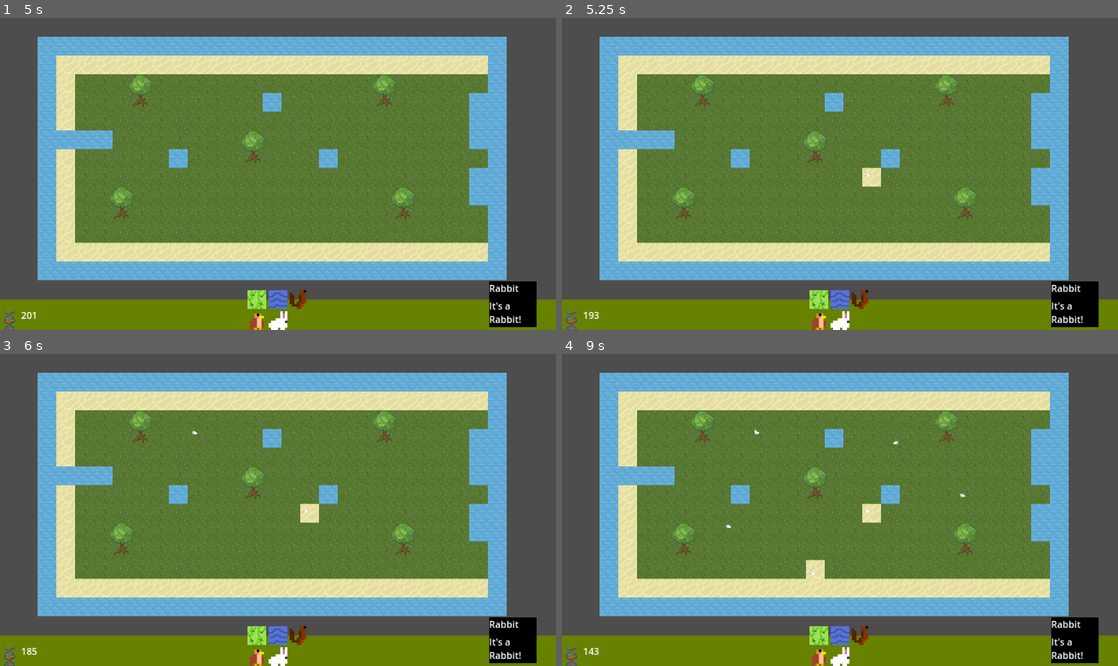
Above: before the commit, frames 1-4 (two rows, left to right).
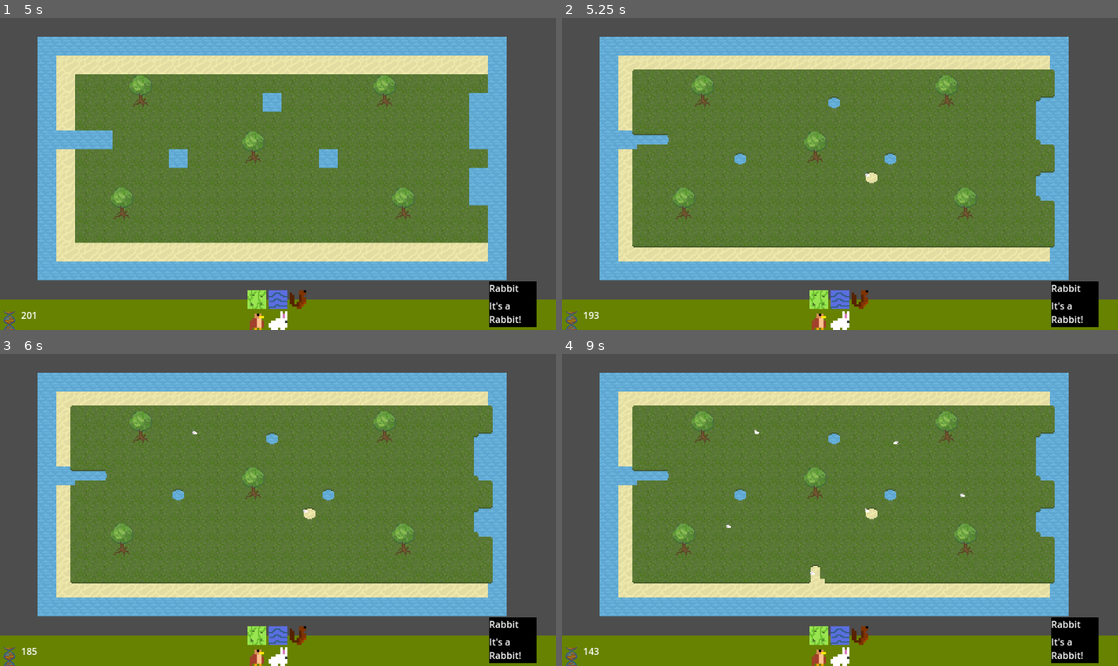
Above: after the commit, the same moments.

Repository: zliebowitz/ld56
Game: Godot game, scene res://Assets/Scripts/title_screen.tscn
Two runs of this game, one before a commit and one after it. Both use one fixed random seed, a clock stepped at 60 frames per second and the inputs below.
Inputs (mouse positions are in pixels of both pictures, inside the frame that each line leads up to):
- Up to frame 1 (5 s): tap Enter at 0.5, 2, 3.5 s; move the mouse to (400, 158) at 0.52 s; click (400, 158) at 0.6 s; tap Space at 1.25, 2.75, 4.25 s; move the mouse to (255, 298) at 1.27 s; click (255, 298) at 1.35 s; move the mouse to (278, 298) at 2.02 s; click (278, 298) at 2.1 s; move the mouse to (300, 298) at 2.77 s; click (300, 298) at 2.85 s; move the mouse to (255, 320) at 3.52 s; click (255, 320) at 3.6 s; move the mouse to (278, 320) at 4.27 s; click (278, 320) at 4.35 s
- Up to frame 2 (5.25 s): move the mouse to (867, 174) at 5.02 s; click (867, 174) at 5.1 s
- Up to frame 3 (6 s): move the mouse to (194, 432) at 5.77 s; click (194, 432) at 5.85 s
- Up to frame 4 (9 s): move the mouse to (962, 494) at 6.52 s; click (962, 494) at 6.6 s; move the mouse to (728, 525) at 7.27 s; click (728, 525) at 7.35 s; move the mouse to (895, 441) at 8.02 s; click (895, 441) at 8.1 s; move the mouse to (812, 572) at 8.77 s; click (812, 572) at 8.85 s

Frame 1 is identical in both runs. In frame 2, 4.6% of the frame differs, in the area x 12-89%, y 16-74%; in frame 3, 4.6%; in frame 4, 4.7%.

Commit message:
Grass looks fancy now.

Diff:
--- a/Assets/Scripts/tilemap.gd
+++ b/Assets/Scripts/tilemap.gd
@@ -5,6 +5,7 @@
 @export var map_size: Vector2
 
 @onready var spritelayer: TileMapLayer = $SpriteLayer
+@onready var borderlayer: TileMapLayer = $BorderLayer
 @onready var main: Main = $".."
 
 var id_map: Array[int]
@@ -104,6 +105,9 @@
 		else:
 			spritelayer.set_cell(coords, sprite_id, Vector2i(0, 0))
 		sprite_id_map[get_array_index(coords)] = sprite_id
+	print("updating!")
+	_update_border_layer()
+
 
 func clear_sprite(coords: Vector2i):
 	sprite_id_map[get_array_index(coords)] = -1
@@ -183,3 +187,109 @@
 				distance = new_distance
 				closest = animal
 	return closest
+
+
+# I am sorry you have to lay eyes on such a gross function.
+# Please ignore it, pretend it doesn't exist.
+# If something breaks, continue ignoring it, and compain in Travis' direction.
+func _update_border_layer():
+	for y in range(1, map_size.y-1):
+		for x in range(1, map_size.x-1):
+			var coords = Vector2i(x, y)
+			borderlayer.erase_cell(coords)
+			var center_tile_info = get_tile_info(Vector2i(x, y))[0]
+			# tiles are placed in reading order:
+			# 0 1 2
+			# 3 X 4
+			# 5 6 7
+			var surrounding_info:Array[int] = []
+			surrounding_info.append(get_tile_info(Vector2i(x-1, y-1))[0])
+			surrounding_info.append(get_tile_info(Vector2i(x, y-1))[0])
+			surrounding_info.append(get_tile_info(Vector2i(x+1, y-1))[0])
+			surrounding_info.append(get_tile_info(Vector2i(x-1, y))[0])
+			# Ignore the center tile.
+			#surrounding_info.append(get_tile_info(Vector2i(x, y))[0])
+			surrounding_info.append(get_tile_info(Vector2i(x+1, y))[0])
+			surrounding_info.append(get_tile_info(Vector2i(x-1, y+1))[0])
+			surrounding_info.append(get_tile_info(Vector2i(x, y+1))[0])
+			surrounding_info.append(get_tile_info(Vector2i(x+1, y+1))[0])
+
+
+			# Treat tree tiles as grass.
+			for i in surrounding_info.size():
+				if surrounding_info[i] == 3:
+					surrounding_info[i] = 0
+
+			# Determine which overlay to do.
+			# Current ordering is grass -> sand
+			var dominant_border = 0
+
+			if center_tile_info == dominant_border:
+				dominant_border = -1
+
+			# Format a unique string based on the surrounding dominant tiles.
+			var border_string:String = ""
+			var border:Array[bool] = []
+			for i in surrounding_info.size():
+				border.append(surrounding_info[i] == dominant_border)
+
+
+
+
+
+			var tile_position
+			# Full surround
+			if border[1] && border[3] && border[4] && border[6]:
+				tile_position = Vector2i(1,7)
+			# Three sides
+			elif border[1] && border[3] && border[4]:
+				tile_position = Vector2i(2,8)
+			elif border[1] && border[3] && border[6]:
+				tile_position = Vector2i(3,8)
+			elif border[1] && border[4] && border[6]:
+				tile_position = Vector2i(1,8)
+			elif border[3] && border[4] && border[6]:
+				tile_position = Vector2i(4,8)
+			# Two sides adjacent
+			elif border[1] && border[3]:
+				tile_position = Vector2i(3,7)
+			elif border[4] && border[6]:
+				tile_position = Vector2i(2,6)
+			elif border[1] && border[4]:
+				tile_position = Vector2i(2,7)
+			elif border[3] && border[6]:
+				tile_position = Vector2i(3,6)
+			# 2 parrellel sides
+			elif border[1] && border[6]:
+				tile_position = Vector2i(4,7)
+			elif border[3] && border[4]:
+				tile_position = Vector2i(4,6)
+			# Single Side
+			elif border[1]:
+				tile_position = Vector2i(3,5)
+			elif border[3]:
+				tile_position = Vector2i(4,4)
+			elif border[4]:
+				tile_position = Vector2i(2,4)
+			elif border[6]:
+				tile_position = Vector2i(3,3)
+			# Double Corners
+			elif border[0] && border[7]:
+				tile_position = Vector2i(1,6)
+			elif border[2] && border[5]:
+				tile_position = Vector2i(1,5)
+			# Single Corners
+			elif border[0]:
+				tile_position = Vector2i(4,5)
+			elif border[2]:
+				tile_position = Vector2i(2,5)
+			elif border[5]:
+				tile_position = Vector2i(4,3)
+			elif border[7]:
+				tile_position = Vector2i(2,3)
+			else:
+				tile_position = null
+
+			# Set the tile!
+			if tile_position != null:
+				borderlayer.set_cell(coords, dominant_border, tile_position)
--- /dev/null
+++ b/Assets/Tiles/TileMapLayerTileset.tres
@@ -0,0 +1,117 @@
+[gd_resource type="TileSet" load_steps=9 format=3 uid="uid://cxdns6mau5abj"]
+
+[ext_resource type="Texture2D" uid="uid://oha2ecvftva" path="res://Graphics/GrassTiles0.png" id="1_ran5f"]
+[ext_resource type="Texture2D" uid="uid://d35ufd6iv5gh6" path="res://Graphics/SandTiles.png" id="2_kqal3"]
+[ext_resource type="Texture2D" uid="uid://dtge44bcrhpee" path="res://Graphics/WaterTiles0.png" id="3_uqha8"]
+[ext_resource type="PackedScene" uid="uid://c7jae8icnl10y" path="res://Assets/Scenes/tree_grass.tscn" id="4_3jukn"]
+
+[sub_resource type="TileSetAtlasSource" id="TileSetAtlasSource_47fab"]
+texture = ExtResource("1_ran5f")
+texture_region_size = Vector2i(32, 32)
+2:0/0 = 0
+0:1/0 = 0
+1:1/0 = 0
+2:1/0 = 0
+3:1/0 = 0
+4:1/0 = 0
+0:2/0 = 0
+1:2/0 = 0
+2:2/0 = 0
+3:2/0 = 0
+4:2/0 = 0
+0:3/0 = 0
+1:3/0 = 0
+2:3/0 = 0
+4:3/0 = 0
+0:4/0 = 0
+1:4/0 = 0
+3:4/0 = 0
+4:4/0 = 0
+2:5/0 = 0
+3:5/0 = 0
+4:5/0 = 0
+0:6/0 = 0
+2:4/0 = 0
+3:3/0 = 0
+2:6/0 = 0
+3:6/0 = 0
+4:8/0 = 0
+4:7/0 = 0
+4:6/0 = 0
+3:7/0 = 0
+2:7/0 = 0
+2:8/0 = 0
+3:8/0 = 0
+1:8/0 = 0
+1:7/0 = 0
+1:5/0 = 0
+1:6/0 = 0
+
+[sub_resource type="TileSetAtlasSource" id="TileSetAtlasSource_5sgtb"]
+texture = ExtResource("2_kqal3")
+texture_region_size = Vector2i(32, 32)
+2:0/0 = 0
+0:1/0 = 0
+1:1/0 = 0
+2:1/0 = 0
+3:1/0 = 0
+4:1/0 = 0
+0:2/0 = 0
+1:2/0 = 0
+2:2/0 = 0
+3:2/0 = 0
+4:2/0 = 0
+0:3/0 = 0
+1:3/0 = 0
+2:3/0 = 0
+3:3/0 = 0
+4:3/0 = 0
+0:4/0 = 0
+1:4/0 = 0
+2:4/0 = 0
+3:4/0 = 0
+4:4/0 = 0
+2:5/0 = 0
+3:5/0 = 0
+4:5/0 = 0
+0:6/0 = 0
+
+[sub_resource type="TileSetAtlasSource" id="TileSetAtlasSource_luh68"]
+texture = ExtResource("3_uqha8")
+texture_region_size = Vector2i(32, 32)
+2:0/0 = 0
+0:1/0 = 0
+1:1/0 = 0
+2:1/0 = 0
+3:1/0 = 0
+4:1/0 = 0
+0:2/0 = 0
+1:2/0 = 0
+2:2/0 = 0
+3:2/0 = 0
+4:2/0 = 0
+0:3/0 = 0
+1:3/0 = 0
+2:3/0 = 0
+3:3/0 = 0
+4:3/0 = 0
+0:4/0 = 0
+1:4/0 = 0
+2:4/0 = 0
+4:4/0 = 0
+2:5/0 = 0
+3:5/0 = 0
+4:5/0 = 0
+0:6/0 = 0
+3:4/0 = 0
+
+[sub_resource type="TileSetScenesCollectionSource" id="TileSetScenesCollectionSource_ik466"]
+resource_name = "Tree"
+scenes/1/scene = ExtResource("4_3jukn")
+
+[resource]
+tile_size = Vector2i(32, 32)
+sources/3 = SubResource("TileSetScenesCollectionSource_ik466")
+sources/0 = SubResource("TileSetAtlasSource_47fab")
+sources/1 = SubResource("TileSetAtlasSource_5sgtb")
+sources/2 = SubResource("TileSetAtlasSource_luh68")
--- a/MainTileSet.tres
+++ b/MainTileSet.tres
@@ -1,12 +1,9 @@
-[gd_resource type="TileSet" load_steps=9 format=3 uid="uid://bc8k021l7fxkr"]
+[gd_resource type="TileSet" load_steps=7 format=3 uid="uid://bc8k021l7fxkr"]
 
-[ext_resource type="Texture2D" uid="uid://dn4q72j81c618" path="res://Graphics/GrassTiles.png" id="1_4h20x"]
 [ext_resource type="Texture2D" uid="uid://d35ufd6iv5gh6" path="res://Graphics/SandTiles.png" id="2_byyyj"]
 [ext_resource type="Texture2D" uid="uid://c6mi7fuo6iipy" path="res://Graphics/TreeTiles.png" id="3_0fegl"]
-[ext_resource type="Texture2D" uid="uid://bhll4hk1gv5yq" path="res://Graphics/WaterTiles.png" id="4_7ryur"]
 
 [sub_resource type="TileSetAtlasSource" id="TileSetAtlasSource_2isp3"]
-texture = ExtResource("1_4h20x")
 2:0/0 = 0
 0:1/0 = 0
 1:1/0 = 0
@@ -39,7 +36,6 @@
 3:3/0 = 0
 
 [sub_resource type="TileSetAtlasSource" id="TileSetAtlasSource_mis7y"]
-texture = ExtResource("4_7ryur")
 2:0/0 = 0
 0:1/0 = 0
 1:1/0 = 0
--- a/tilemap.tscn
+++ b/tilemap.tscn
@@ -1,14 +1,11 @@
-[gd_scene load_steps=29 format=4 uid="uid://c5cff1stfno0j"]
+[gd_scene load_steps=21 format=4 uid="uid://c5cff1stfno0j"]
 
 [ext_resource type="Texture2D" uid="uid://btue1udj2y7bs" path="res://Assets/Tiles/Grassland.png" id="1_72vrb"]
 [ext_resource type="Script" path="res://Assets/Scripts/main.gd" id="1_ii4nv"]
-[ext_resource type="Texture2D" uid="uid://oha2ecvftva" path="res://Graphics/GrassTiles0.png" id="1_lp1ne"]
-[ext_resource type="Texture2D" uid="uid://d35ufd6iv5gh6" path="res://Graphics/SandTiles.png" id="1_q30io"]
+[ext_resource type="TileSet" uid="uid://cxdns6mau5abj" path="res://Assets/Tiles/TileMapLayerTileset.tres" id="2_0ak7v"]
 [ext_resource type="Script" path="res://Assets/Scripts/tilemap.gd" id="2_fvnuu"]
 [ext_resource type="Texture2D" uid="uid://iq2vdmbaleq2" path="res://Assets/Tiles/Water.png" id="2_v1vw5"]
-[ext_resource type="Texture2D" uid="uid://dtge44bcrhpee" path="res://Graphics/WaterTiles0.png" id="3_wganx"]
 [ext_resource type="Script" path="res://Assets/Scripts/UI.gd" id="4_j5su3"]
-[ext_resource type="PackedScene" uid="uid://c7jae8icnl10y" path="res://Assets/Scenes/tree_grass.tscn" id="4_p0cog"]
 [ext_resource type="PackedScene" uid="uid://78dhmemtgfvq" path="res://Assets/Scenes/ui_tile.tscn" id="5_mvtnu"]
 [ext_resource type="PackedScene" uid="uid://dwuqnyq27mhvs" path="res://Assets/Scenes/nut.tscn" id="6_bbixn"]
 [ext_resource type="Script" path="res://Assets/Scripts/ui_animal.gd" id="11_gm37g"]
@@ -20,104 +17,6 @@
 [ext_resource type="Texture2D" uid="uid://crhkx7ku4vfne" path="res://Graphics/DNA.png" id="17_v0bhs"]
 [ext_resource type="AudioStream" uid="uid://bobbyjsp1xlcb" path="res://Assets/Audio/Music/BGM.wav" id="18_3bs1d"]
 [ext_resource type="PackedScene" uid="uid://dxhnvxkn78rnb" path="res://Assets/Scripts/Animals/Rabbit.tscn" id="18_055kk"]
-
-[sub_resource type="TileSetAtlasSource" id="TileSetAtlasSource_47fab"]
-texture = ExtResource("1_lp1ne")
-texture_region_size = Vector2i(32, 32)
-2:0/0 = 0
-0:1/0 = 0
-1:1/0 = 0
-2:1/0 = 0
-3:1/0 = 0
-4:1/0 = 0
-0:2/0 = 0
-1:2/0 = 0
-2:2/0 = 0
-3:2/0 = 0
-4:2/0 = 0
-0:3/0 = 0
-1:3/0 = 0
-2:3/0 = 0
-3:3/0 = 0
-4:3/0 = 0
-0:4/0 = 0
-1:4/0 = 0
-2:4/0 = 0
-3:4/0 = 0
-4:4/0 = 0
-2:5/0 = 0
-3:5/0 = 0
-4:5/0 = 0
-0:6/0 = 0
-
-[sub_resource type="TileSetAtlasSource" id="TileSetAtlasSource_5sgtb"]
-texture = ExtResource("1_q30io")
-texture_region_size = Vector2i(32, 32)
-2:0/0 = 0
-0:1/0 = 0
-1:1/0 = 0
-2:1/0 = 0
-3:1/0 = 0
-4:1/0 = 0
-0:2/0 = 0
-1:2/0 = 0
-2:2/0 = 0
-3:2/0 = 0
-4:2/0 = 0
-0:3/0 = 0
-1:3/0 = 0
-2:3/0 = 0
-3:3/0 = 0
-4:3/0 = 0
-0:4/0 = 0
-1:4/0 = 0
-2:4/0 = 0
-3:4/0 = 0
-4:4/0 = 0
-2:5/0 = 0
-3:5/0 = 0
-4:5/0 = 0
-0:6/0 = 0
-
-[sub_resource type="TileSetAtlasSource" id="TileSetAtlasSource_luh68"]
-texture = ExtResource("3_wganx")
-texture_region_size = Vector2i(32, 32)
-2:0/0 = 0
-0:1/0 = 0
-1:1/0 = 0
-2:1/0 = 0
-3:1/0 = 0
-4:1/0 = 0
-0:2/0 = 0
-1:2/0 = 0
-2:2/0 = 0
-3:2/0 = 0
-4:2/0 = 0
-0:3/0 = 0
-1:3/0 = 0
-2:3/0 = 0
-3:3/0 = 0
-4:3/0 = 0
-0:4/0 = 0
-1:4/0 = 0
-2:4/0 = 0
-3:4/0 = 0
-4:4/0 = 0
-2:5/0 = 0
-3:5/0 = 0
-4:5/0 = 0
-0:6/0 = 0
-
-[sub_resource type="TileSetScenesCollectionSource" id="TileSetScenesCollectionSource_ik466"]
-resource_name = "Tree"
-scenes/1/scene = ExtResource("4_p0cog")
-
-[sub_resource type="TileSet" id="TileSet_buasj"]
-tile_size = Vector2i(32, 32)
-sources/3 = SubResource("TileSetScenesCollectionSource_ik466")
-sources/0 = SubResource("TileSetAtlasSource_47fab")
-sources/1 = SubResource("TileSetAtlasSource_5sgtb")
-sources/2 = SubResource("TileSetAtlasSource_luh68")
 
 [sub_resource type="TileSetScenesCollectionSource" id="TileSetScenesCollectionSource_ajo5h"]
 scenes/0/scene = ExtResource("6_bbixn")
@@ -136,7 +35,7 @@
 [node name="TileMapLayer" type="TileMapLayer" parent="."]
 y_sort_enabled = true
 tile_map_data = PackedByteArray("AAACAAQAAgACAAEAAAACAAUAAgACAAEAAAACAAYAAgACAAEAAAACAAcAAgACAAEAAAACAAgAAgACAAEAAAACAA …(5120 unchanged characters)…
-tile_set = SubResource("TileSet_buasj")
+tile_set = ExtResource("2_0ak7v")
 script = ExtResource("2_fvnuu")
 tile_size = Vector2(32, 32)
 map_size = Vector2(28, 15)
@@ -145,6 +44,10 @@
 z_index = -1
 y_sort_enabled = true
 tile_set = SubResource("TileSet_8s1cn")
+
+[node name="BorderLayer" type="TileMapLayer" parent="TileMapLayer"]
+y_sort_enabled = true
+tile_set = ExtResource("2_0ak7v")
 
 [node name="CanvasLayer" type="CanvasLayer" parent="." node_paths=PackedStringArray("gridcontainer", "tilemap")]
 script = ExtResource("4_j5su3")
Binary file changed: Graphics/GrassTiles0.png
